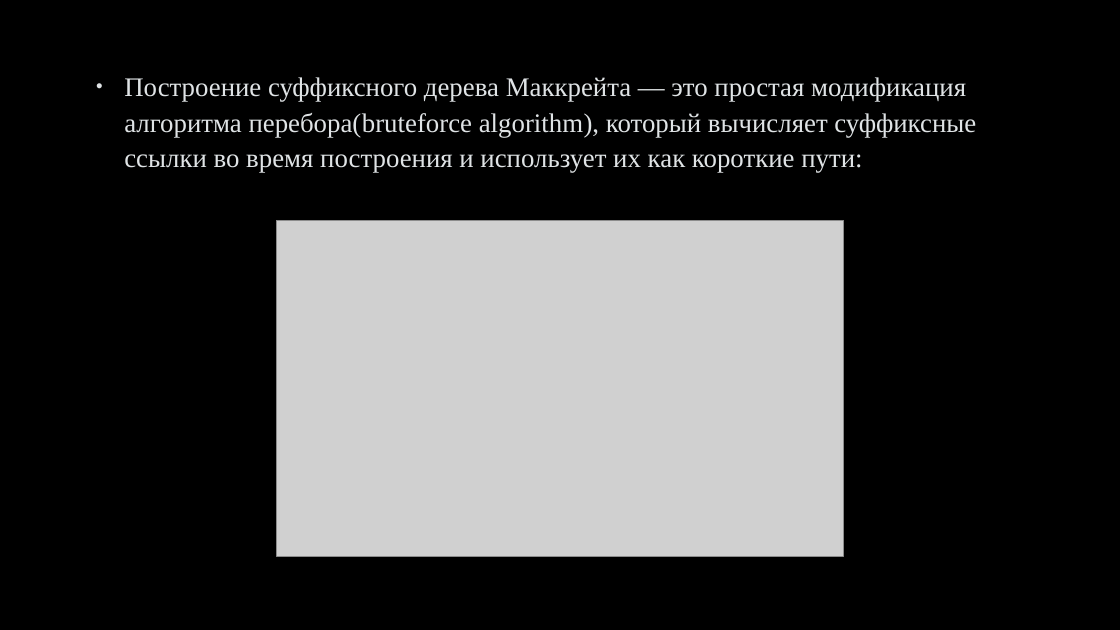
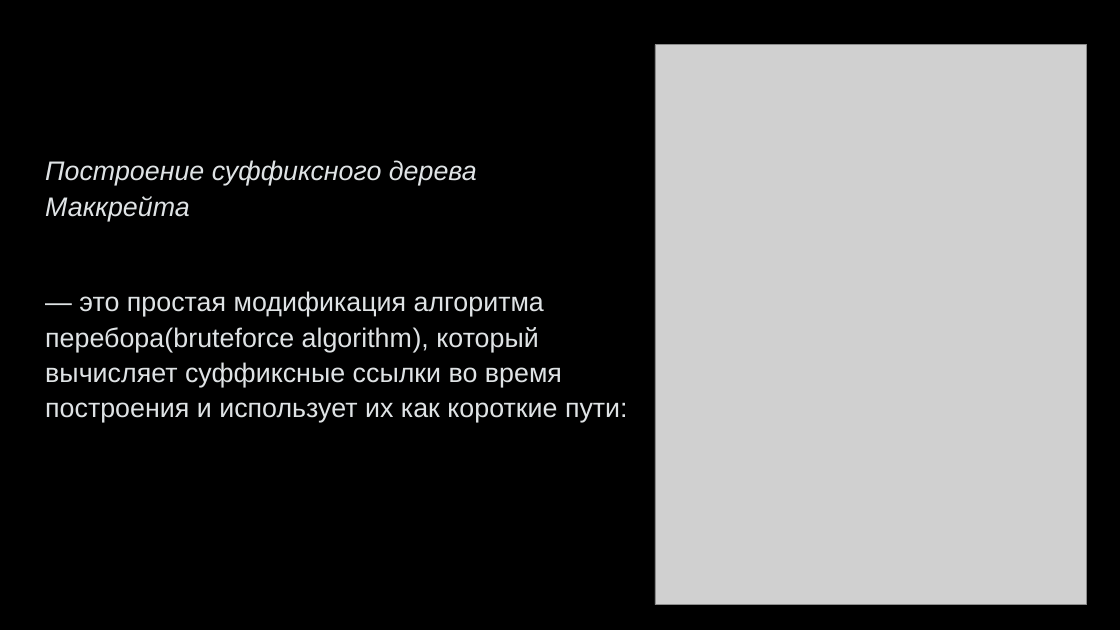
Before and after one commit to belkova-ea/McCreight-s-algo, a slide deck: slide 8 of Алгоритм МакКрейта.pptx. Drawn at 1120x630 pixels with LibreOffice and Linux fonts; fonts in the diff are those of the drawing; grey boxes stand for pictures; background and template pictures are left out. Boxes give left, top, right and bottom in pixels: in the first picture for what was removed or moved away, otherwise in the second. Text is boxed around its words. In the diff, an @@ line names an element or a change of style, - is before the commit and + after.

```diff
--- a/Алгоритм МакКрейта.pptx
+++ b/Алгоритм МакКрейта.pptx
@@ picture added at (x1=655, y1=45, x2=1087, y2=605) @@
@@ text at (x1=45, y1=160, x2=628, y2=423): text changed; font Times New Roman to Arial @@
-• Построение суффиксного дерева Маккрейта — это простая модификация алгоритма перебора(bruteforce algorithm), который вычисляет суффиксные ссылки во время построения и использует их как короткие пути:
+Построение суффиксного дерева Маккрейта
+— это простая модификация алгоритма перебора(bruteforce algorithm), который вычисляет суффиксные ссылки во время построения и использует их как короткие пути:
@@ picture removed at (x1=276, y1=221, x2=844, y2=556) @@
```
Also in this commit, not shown: 12 other slides changed, 2 slides added, 1 slide removed.
